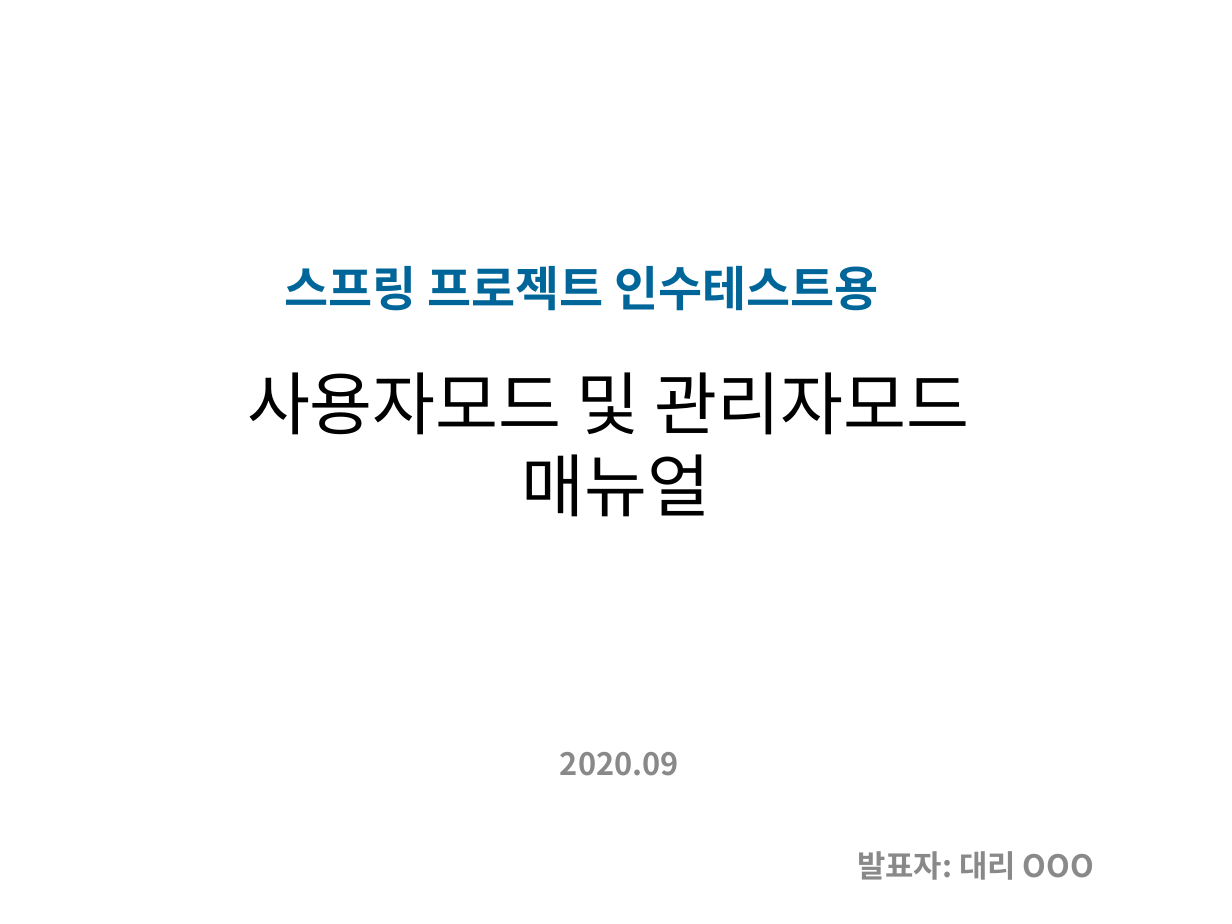
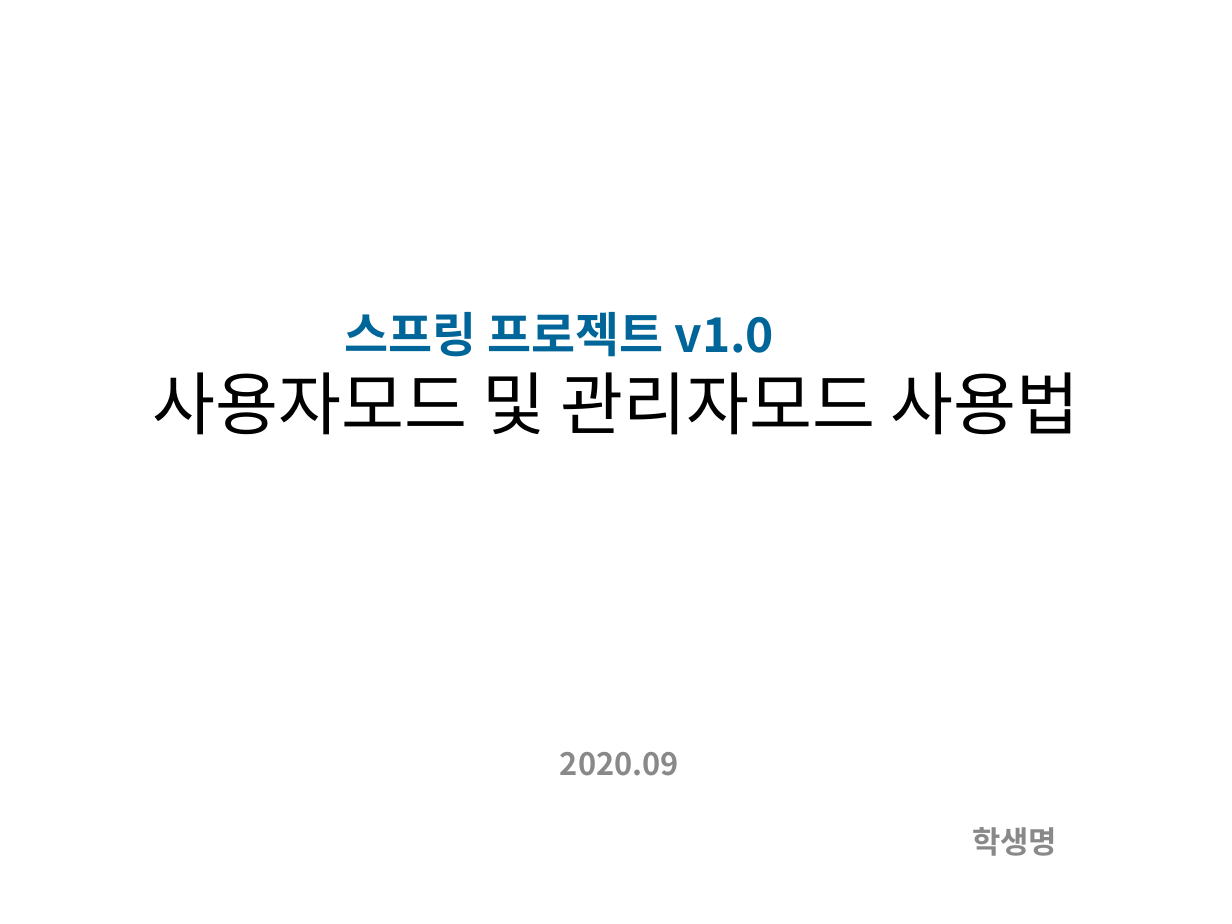
Before and after one commit to miniplugin/human, a slide deck: slide 1 of git_img/projectv1.1_manual.pptx. Drawn at 1232x924 pixels with LibreOffice and Linux fonts; fonts in the diff are those of the drawing. Boxes give left, top, right and bottom in pixels: in the first picture for what was removed or moved away, otherwise in the second. Text is boxed around its words. In the diff, an @@ line names an element or a change of style, - is before the commit and + after.

```diff
--- a/git_img/projectv1.1_manual.pptx
+++ b/git_img/projectv1.1_manual.pptx
@@ text at [345,312,775,357]: text changed @@
-스프링 프로젝트 인수테스트용
+스프링 프로젝트 v1.0
@@ title at [153,372,1079,435]: text changed @@
-사용자모드 및 관리자모드
-매뉴얼
+사용자모드 및 관리자모드 사용법
@@ subtitle at [972,827,1057,856]: text changed @@
-발표자: 대리 OOO
+학생명
```
Also in this commit, not shown: 3 other slides changed, 24 slides added, 3 slides removed, 1 other file.
